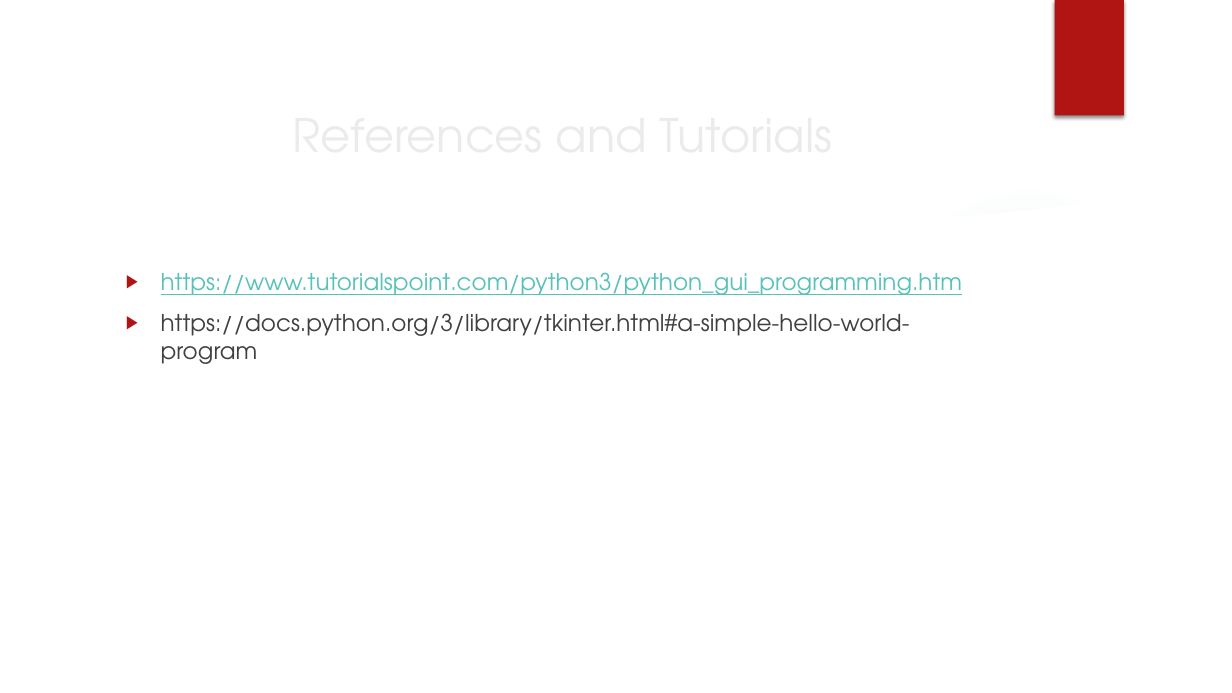
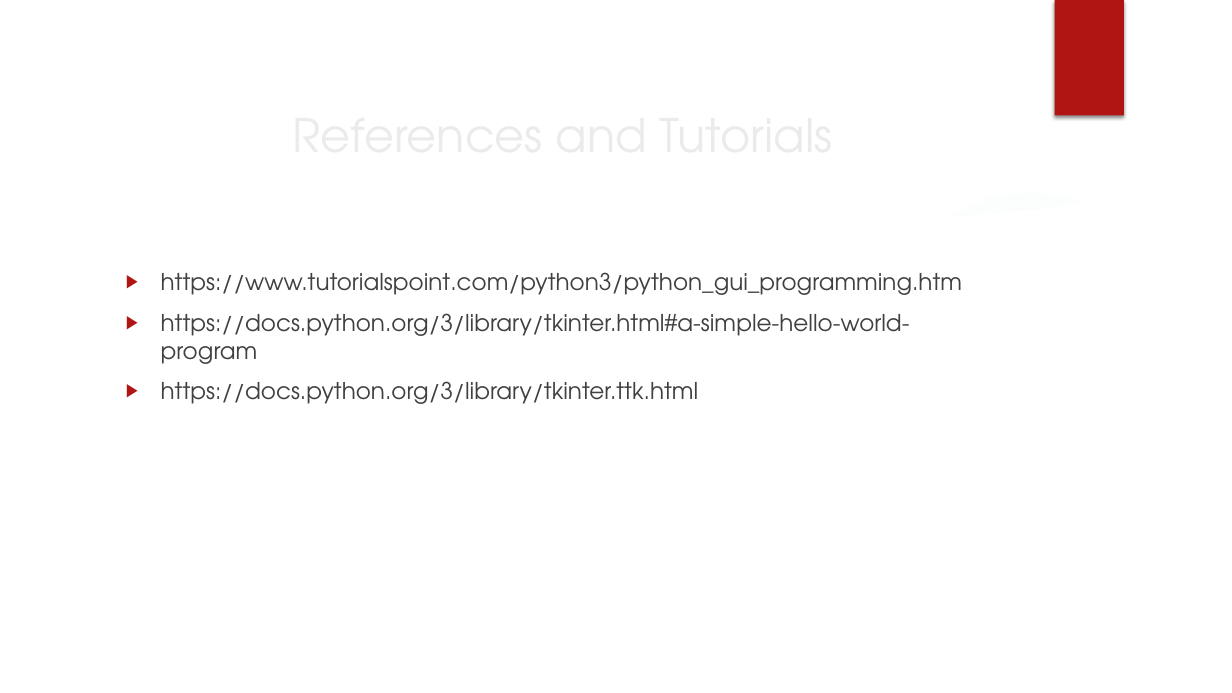
Before and after one commit to scottbing/SB_5410_Midterm_Challenge, a slide deck: slide 28 of TKinter.pptx (slide 19 before the commit). Drawn at 1232x693 pixels with LibreOffice and Linux fonts; fonts in the diff are those of the drawing; background and template pictures are left out. Boxes give left, top, right and bottom in pixels: in the first picture for what was removed or moved away, otherwise in the second. Text is boxed around its words. In the diff, an @@ line names an element or a change of style, - is before the commit and + after.

```diff
--- a/TKinter.pptx
+++ b/TKinter.pptx
@@ text at (x1=161, y1=272, x2=962, y2=295): text colour #58C1BA to #404040, underline off in "https://www.tutorialspoint.com/python3/python_gui_programmin ..." @@
@@ text at (x1=161, y1=381, x2=699, y2=404): paragraph added @@
+▶ https://docs.python.org/3/library/tkinter.ttk.html
```
Also in this commit, not shown: 4 other slides changed, 9 slides added.
